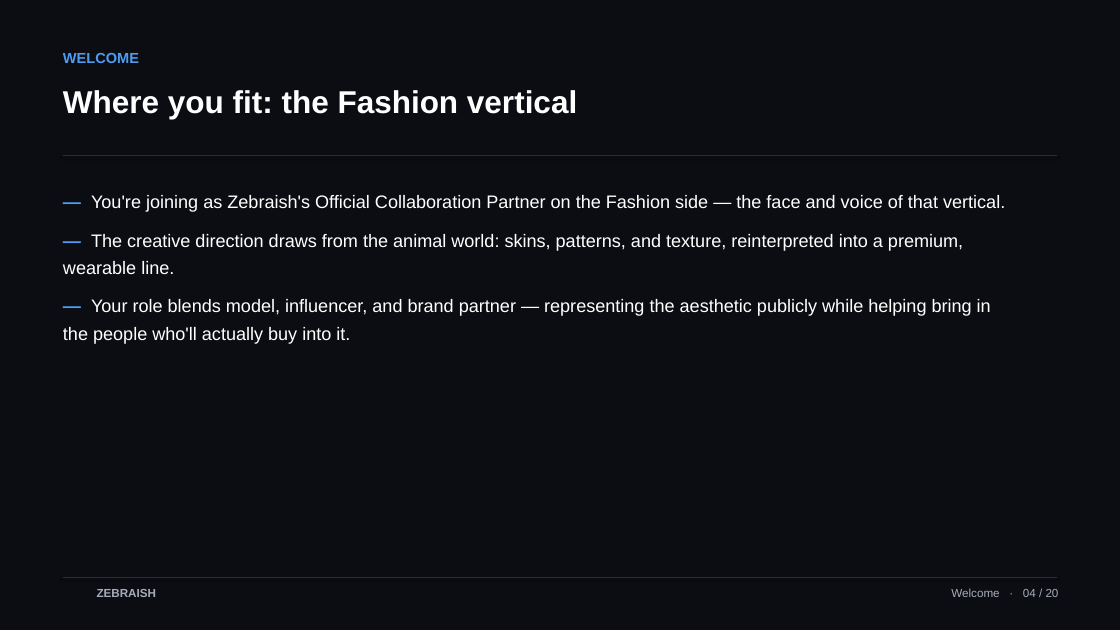
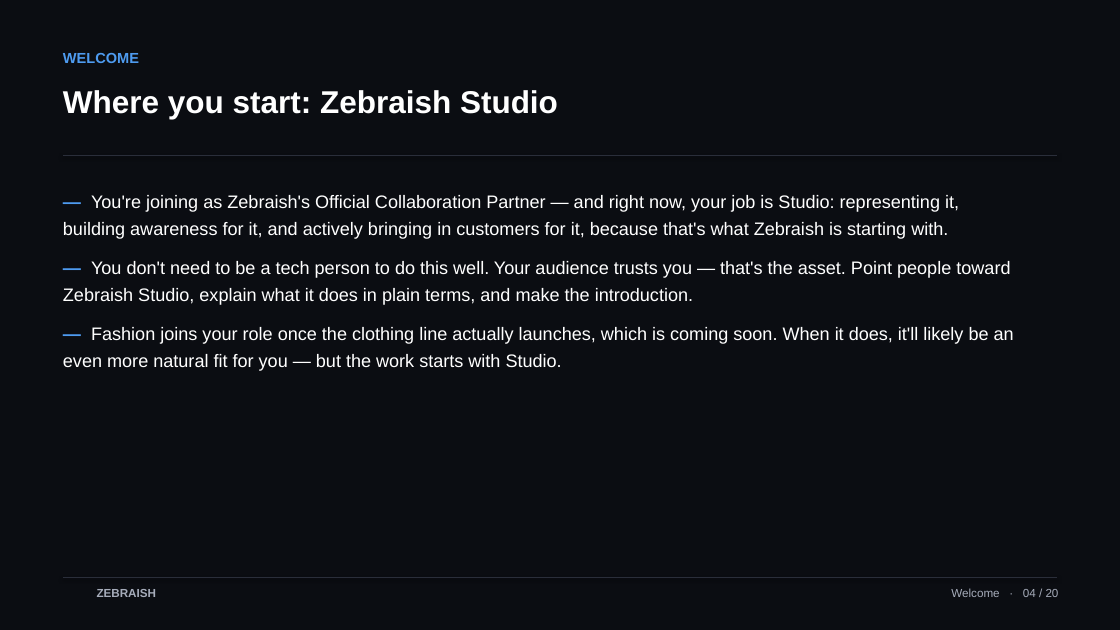
Before and after one commit to TheApeAcademy/ZEBRAISH-, a slide deck: slide 4 of zebraish-christian-onboarding-en.pptx. Drawn at 1120x630 pixels with LibreOffice and Linux fonts; fonts in the diff are those of the drawing; background and template pictures are left out. Boxes give left, top, right and bottom in pixels: in the first picture for what was removed or moved away, otherwise in the second. Text is boxed around its words. In the diff, an @@ line names an element or a change of style, - is before the commit and + after.

```diff
--- a/zebraish-christian-onboarding-en.pptx
+++ b/zebraish-christian-onboarding-en.pptx
@@ text at <box>63,90,558,119</box>: text changed @@
-Where you fit: the Fashion vertical
+Where you start: Zebraish Studio
@@ text at <box>63,195,1014,371</box>: text changed @@
-— You're joining as Zebraish's Official Collaboration Partner on the Fashion side — the face and voice of that vertical.
-— The creative direction draws from the animal world: skins, patterns, and texture, reinterpreted into a premium, wearable line.
-— Your role blends model, influencer, and brand partner — representing the aesthetic publicly while helping bring in the people who'll actually buy into it.
+— You're joining as Zebraish's Official Collaboration Partner — and right now, your job is Studio: representing it, building awareness for it, and actively bringing in customers for it, because that's what Zebraish is starting with.
+— You don't need to be a tech person to do this well. Your audience trusts you — that's the asset. Point people toward Zebraish Studio, explain what it does in plain terms, and make the introduction.
+— Fashion joins your role once the clothing line actually launches, which is coming soon. When it does, it'll likely be an even more natural fit for you — but the work starts with Studio.
```
Also in this commit, not shown: 16 other slides changed, 3 other files.
